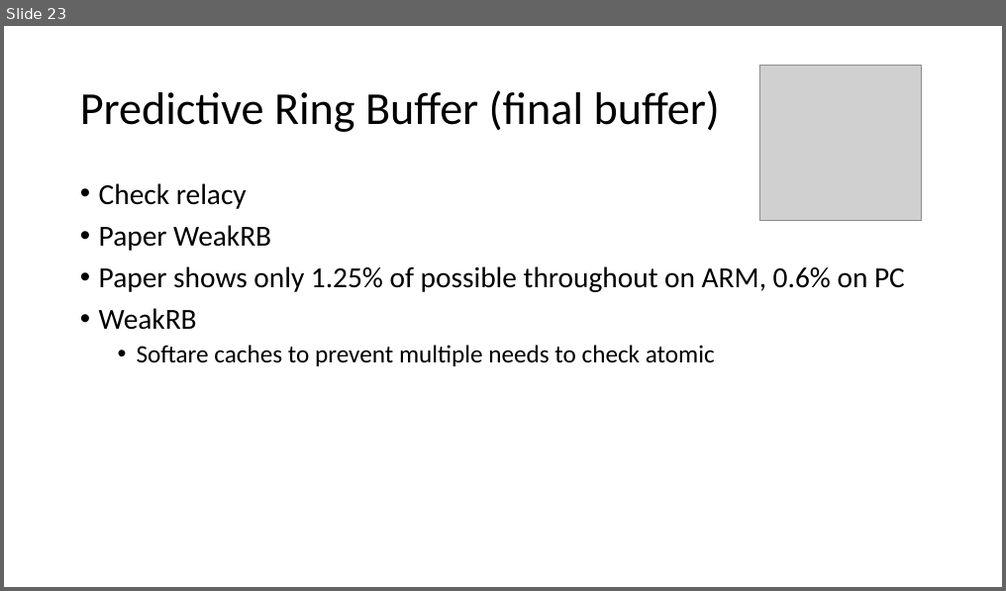
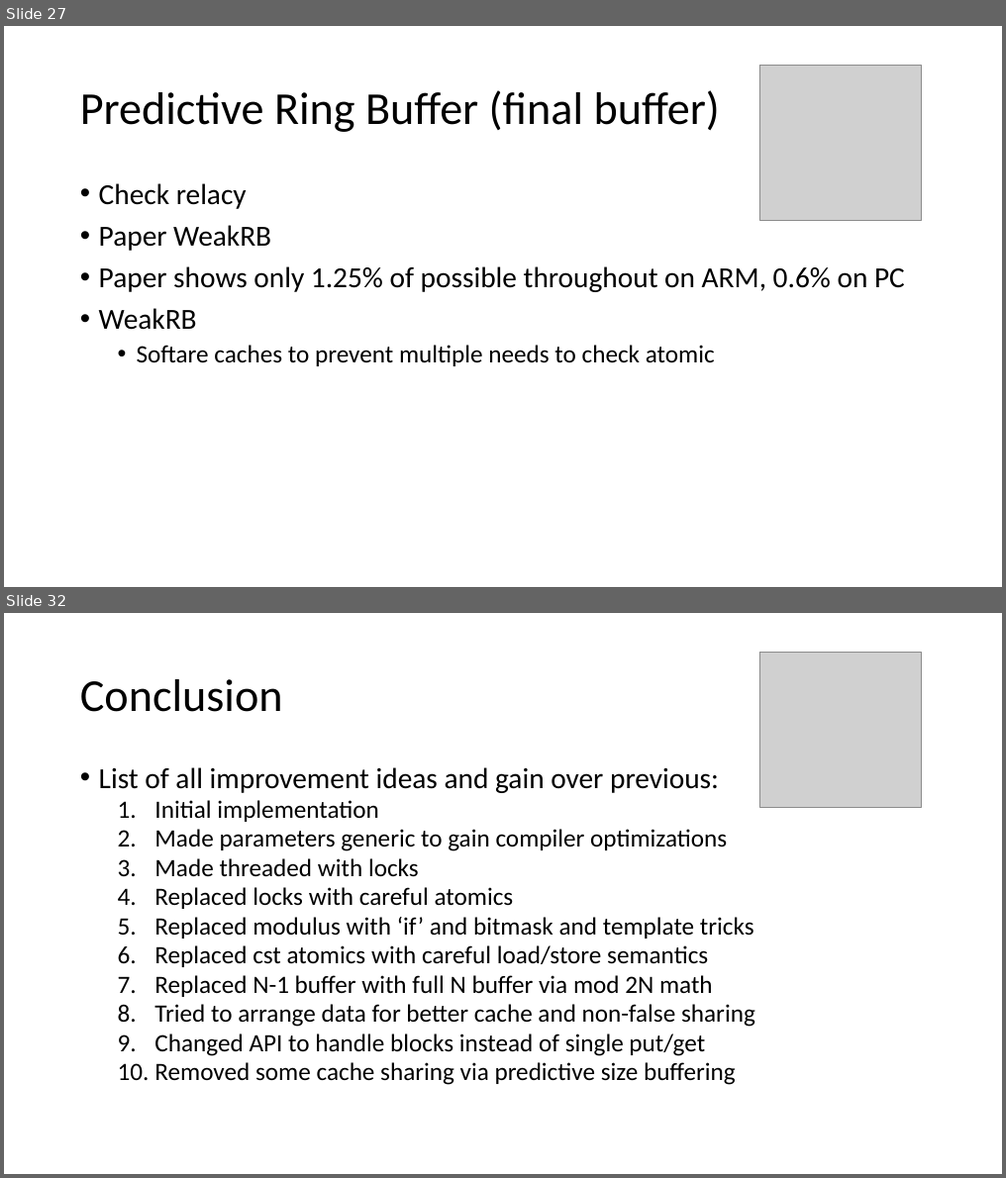
Before and after one commit to ChrisLomont/RingBuffer, a slide deck: Making a Ringbuffer.pptx. Shown one above the other, each under a label of ours: slide 23 before the commit, slides 27 and 32 after it; the slides between them are not shown. The pictures are 1006x591 and 1006x1178 pixels, drawn with LibreOffice and Linux fonts; fonts in the diff are those of the drawing; grey boxes stand for pictures. Boxes give left, top, right and bottom in pixels: in the first picture for what was removed or moved away, otherwise in the second. Text is boxed around its words. In the diff, an @@ line names an element or a change of style, - is before the commit and + after.

Commit message:
cleanup, data

```diff
--- a/Making a Ringbuffer.pptx
+++ b/Making a Ringbuffer.pptx
@@ slide 32 added at (4,613,1002,1174), background #FFFFFF @@
@@ picture added at (759,652,921,807) @@
@@ title added at (80,679,283,712), 44 pt, text #000000 @@
+Conclusion
@@ text added at (99,767,755,1085), 24 pt, text #000000 @@
+• List of all improvement ideas and gain over previous:
+  1. Initial implementation
+  2. Made parameters generic to gain compiler optimizations
+  3. Made threaded with locks
+  4. Replaced locks with careful atomics
+  5. Replaced modulus with ‘if’ and bitmask and template tricks
+  6. Replaced cst atomics with careful load/store semantics
+  7. Replaced N-1 buffer with full N buffer via mod 2N math
+  8. Tried to arrange data for better cache and non-false sharing
+  9. Changed API to handle blocks instead of single put/get
+  10. Removed some cache sharing via predictive size buffering
@@ what was slide 23 is now slide 27 @@
```
Also in this commit, not shown: 9 slides changed, 7 other slides added, 3 slides removed, 4 other files.
